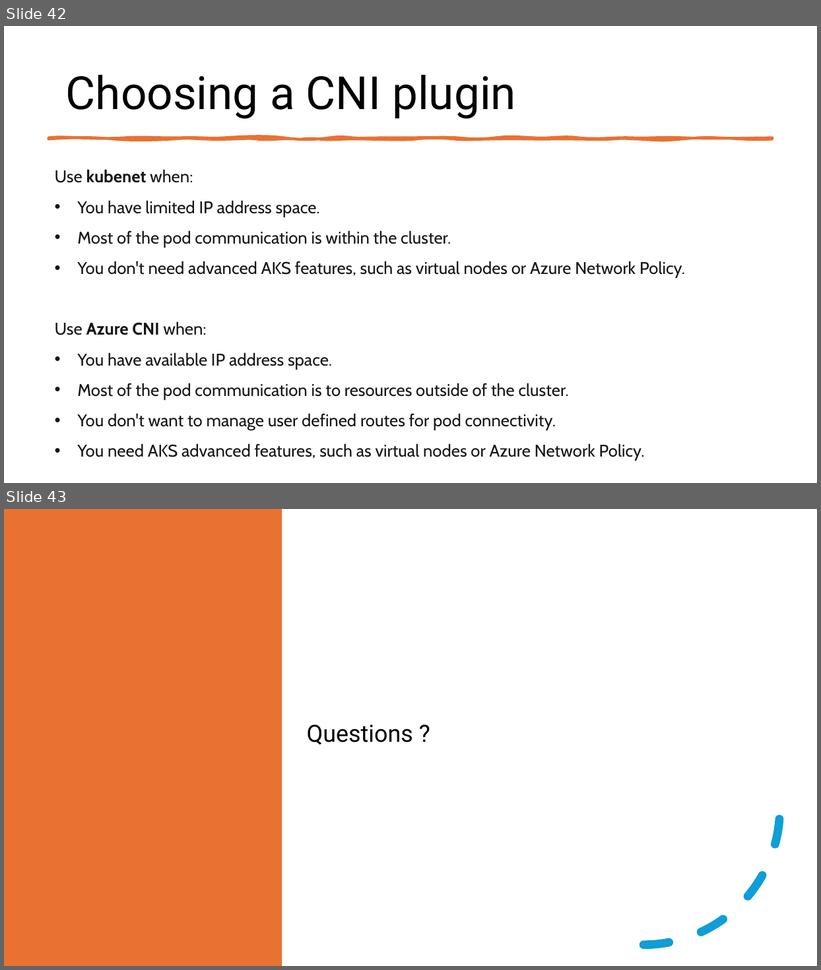
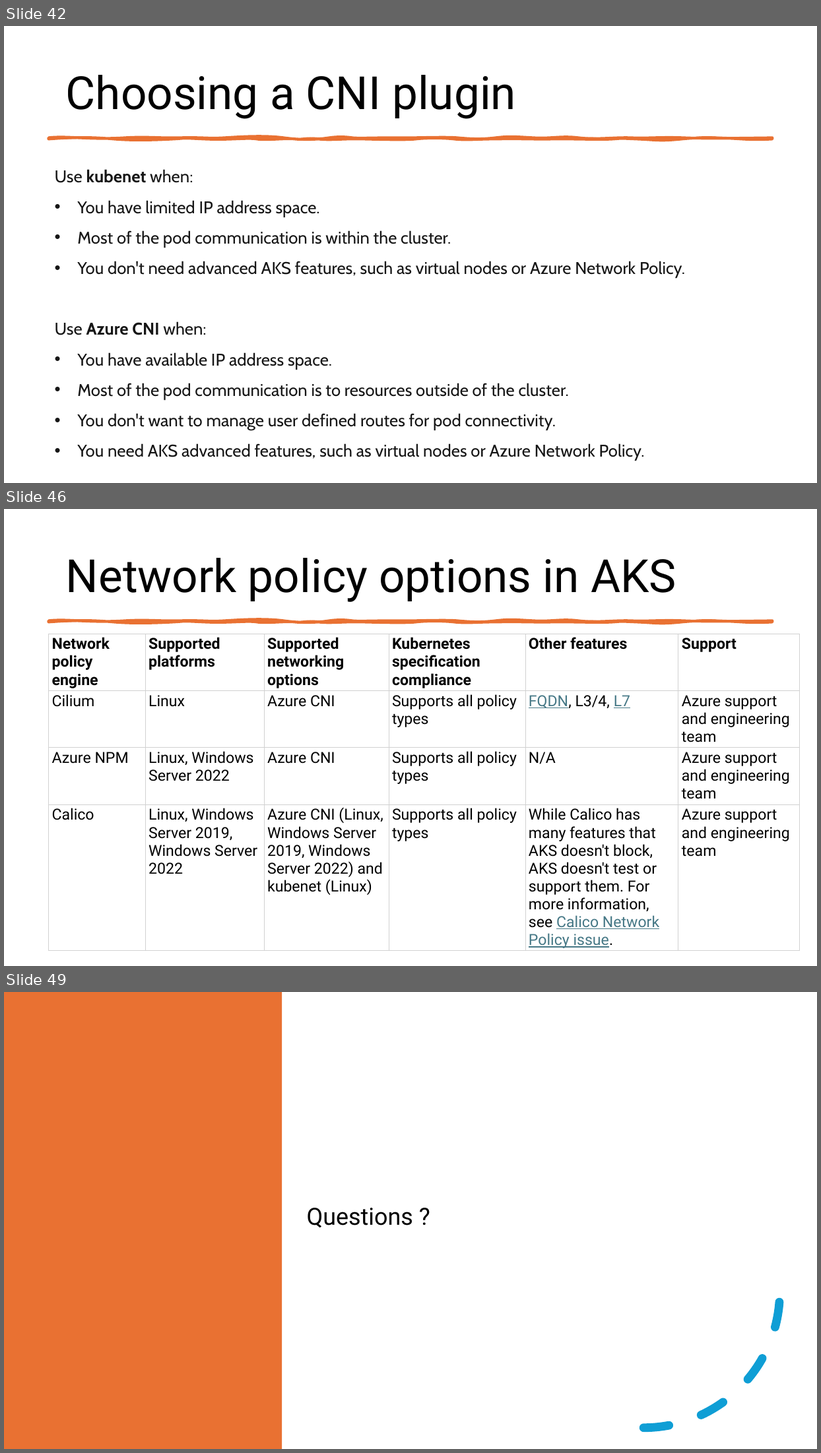
Before and after one commit to fhbilgen/AKSWorkshop, a slide deck: AKS_04_Networking.pptx. Shown one above the other, each under a label of ours: slides 42 and 43 before the commit, slides 42, 46 and 49 after it; the slides between them are not shown. The pictures are 821x970 and 821x1453 pixels, drawn with LibreOffice and Linux fonts; fonts in the diff are those of the drawing. Boxes give left, top, right and bottom in pixels: in the first picture for what was removed or moved away, otherwise in the second. Text is boxed around its words. In the diff, an @@ line names an element or a change of style, - is before the commit and + after.

```diff
--- a/AKS_04_Networking.pptx
+++ b/AKS_04_Networking.pptx
@@ slide 46 added at (4,509,817,966), background #FFFFFF @@
@@ title added at (66,558,677,602), 54 pt, text #000000 @@
+Network policy options in AKS
@@ freeform shape added at (48,621,773,622), fill #E97132, outline #E97132 3.25 pt @@
@@ table added at (48,634,801,958), 4 rows, 6 columns @@
+Network policy engine | Supported platforms | Supported networking options | Kubernetes specification compliance | Other features | Support
+Cilium | Linux | Azure CNI | Supports all policy types | FQDN, L3/4, L7 | Azure support and engineering team
+Azure NPM | Linux, Windows Server 2022 | Azure CNI | Supports all policy types | N/A | Azure support and engineering team
+Calico | Linux, Windows Server 2019, Windows Server 2022 | Azure CNI (Linux, Windows Server 2019, Windows Server 2022) and kubenet (Linux) | Supports all policy types | While Calico has many features that AKS doesn't block, AKS doesn't test or support them. For more information, see Calico Network Policy issue. | Azure support and engineering team
@@ what was slide 43 is now slide 49 @@
```
Also in this commit, not shown: 5 other slides added, 20 other files.
